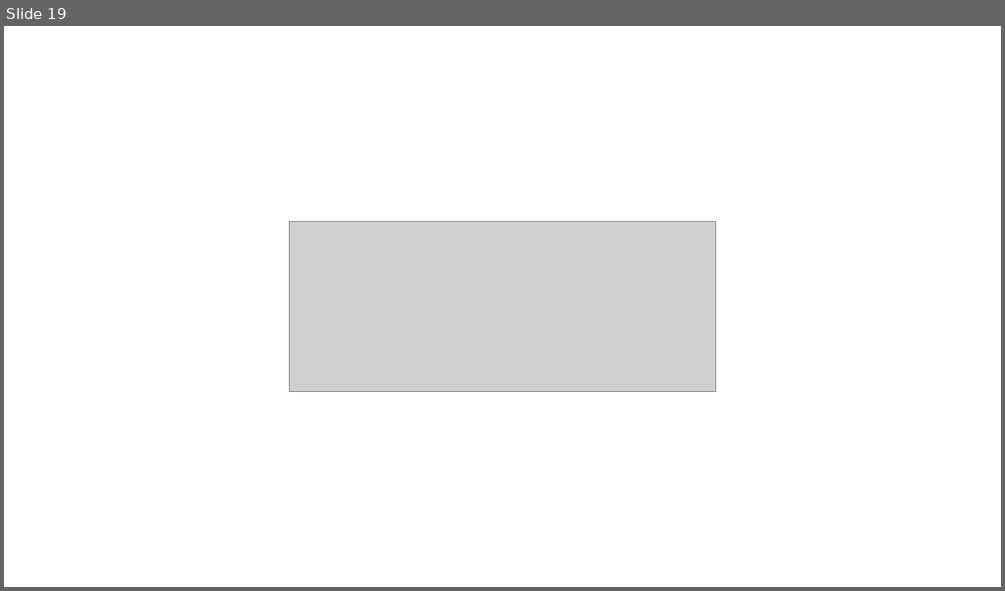
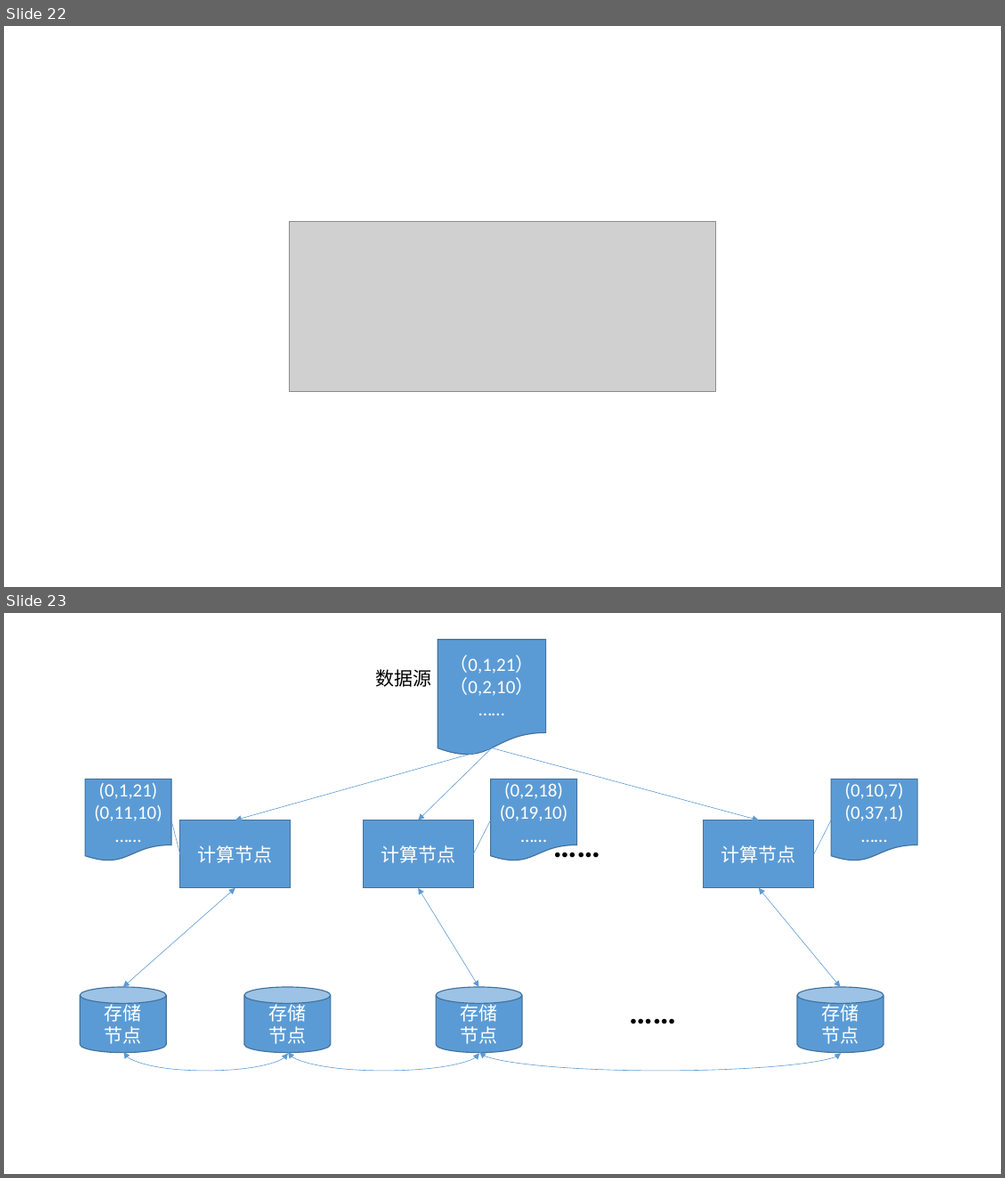
Before and after one commit to DuanSky22/GraduationThesis, a slide deck: post-graduate paper/论文画图.pptx. Shown one above the other, each under a label of ours: slide 19 before the commit, slides 22 and 23 after it. The pictures are 1005x591 and 1005x1178 pixels, drawn with LibreOffice and Linux fonts; fonts in the diff are those of the drawing; grey boxes stand for pictures. Boxes give left, top, right and bottom in pixels: in the first picture for what was removed or moved away, otherwise in the second. Text is boxed around its words. In the diff, an @@ line names an element or a change of style, - is before the commit and + after.

Commit message:
提交实验数据

```diff
--- a/post-graduate paper/论文画图.pptx
+++ b/post-graduate paper/论文画图.pptx
@@ slide 23 added at bbox=[4, 613, 1001, 1174], background #FFFFFF @@
@@ group added at bbox=[81, 639, 917, 1070]: 4 flow chart documents, 4 cylinders, 3 rectangles, 3 texts, 3 arrows, 3 curved double arrows, 3 lines, 3 double arrows @@
+（0,1,21）
+（0,2,10）
+……
+计算节点
+计算节点
+计算节点
+……
+存储
+节点
+存储
+节点
+存储
+节点
+存储
+节点
+……
+(0,1,21)
+(0,11,10)
+……
+(0,2,18)
+(0,19,10)
+……
+(0,10,7)
+(0,37,1)
+……
+数据源
@@ what was slide 19 is now slide 22 @@
```
Also in this commit, not shown: 3 other slides added, 22 other files.
